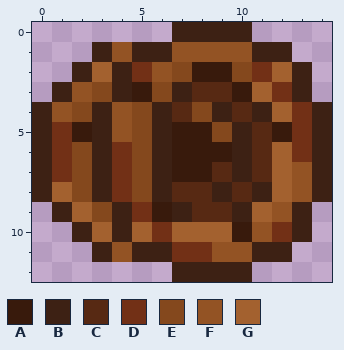
A pixel-art sprite gets an edit: CookieMod/Items/Weapons/CookieYoyo.png. This is how it looked before the edit.
The file is 30x26 pixels, drawn in blocks of 2x2; one block is one cell here.
Palette (. is transparent): A #381a0c  B #3d2114  C #572913  D #723016  E #84481d  F #935324  G #a3612f
The result:
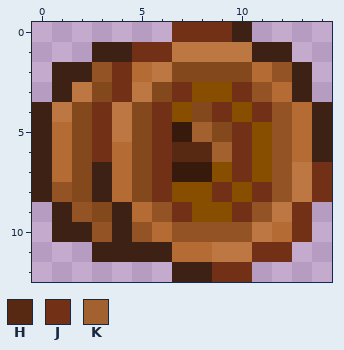
Colours new in this view: H #572913  J #723016  K #a3612f
What changed:
colour C: #572913 -> #874e00
colour D: #723016 -> #b56c34
colour F: #935324 -> #bc7742
colour G: #a3612f -> #935324
Changed rows in their new state; - is a pixel that keeps its letter.
first column x 1:
 0 ------JJJ-----
 1 ---BJJ--------
 2 B--J---EE-----
 3 ---JF-J--J----
 4 --J--J--J-J---
 5 -EJ--J-K-J-G--
 6 --J--JHHKJ----
 7 -----J---J---J
 8 -----J--J-J--J
 9 -----GJ--J--J-
10 B--------G--J-
11 ---B------JJ--
12 --------JJ----
Pixel boxes of the changes (left, top, right, bottom) in both pictures:
changed: (52, 22, 332, 282)
